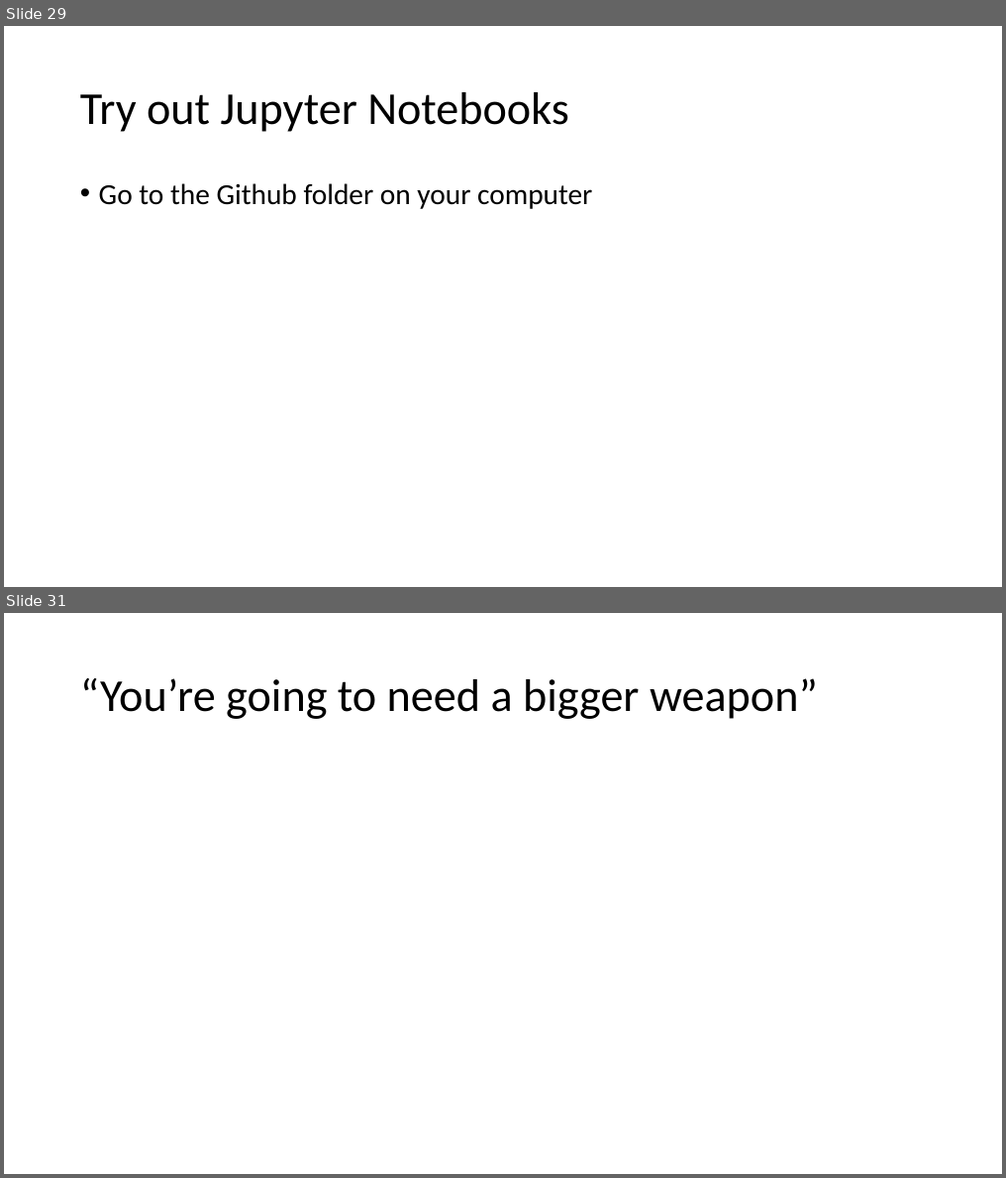
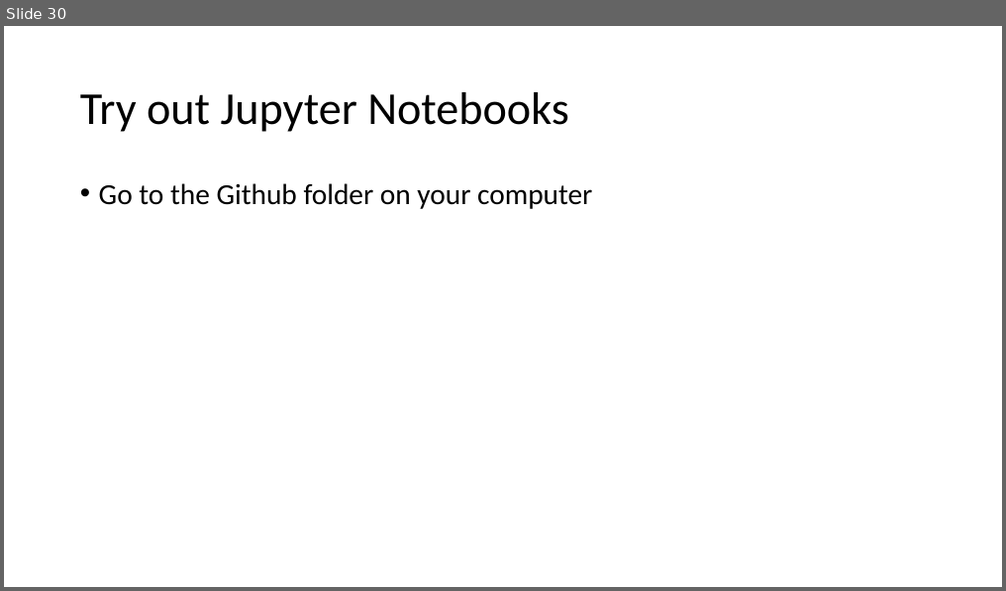
Before and after one commit to LimnoTech/Python-Data-Analysis-Course, a slide deck: Day1/IntroToPython/IntroToPython.pptx. Shown one above the other, each under a label of ours: slides 29 and 31 before the commit, slide 30 after it; the slides between them are not shown. The pictures are 1006x1178 and 1006x591 pixels, drawn with LibreOffice and Linux fonts; fonts in the diff are those of the drawing. Boxes give left, top, right and bottom in pixels: in the first picture for what was removed or moved away, otherwise in the second. Text is boxed around its words. In the diff, an @@ line names an element or a change of style, - is before the commit and + after.

```diff
--- a/Day1/IntroToPython/IntroToPython.pptx
+++ b/Day1/IntroToPython/IntroToPython.pptx
@@ slide 31 removed at bbox=[4, 613, 1002, 1174], background #FFFFFF @@
@@ title removed at bbox=[80, 678, 818, 719] @@
-“You’re going to need a bigger weapon”
@@ what was slide 29 is now slide 30 @@
```
Also in this commit, not shown: 4 slides changed, 8 slides added, 4 other files.
